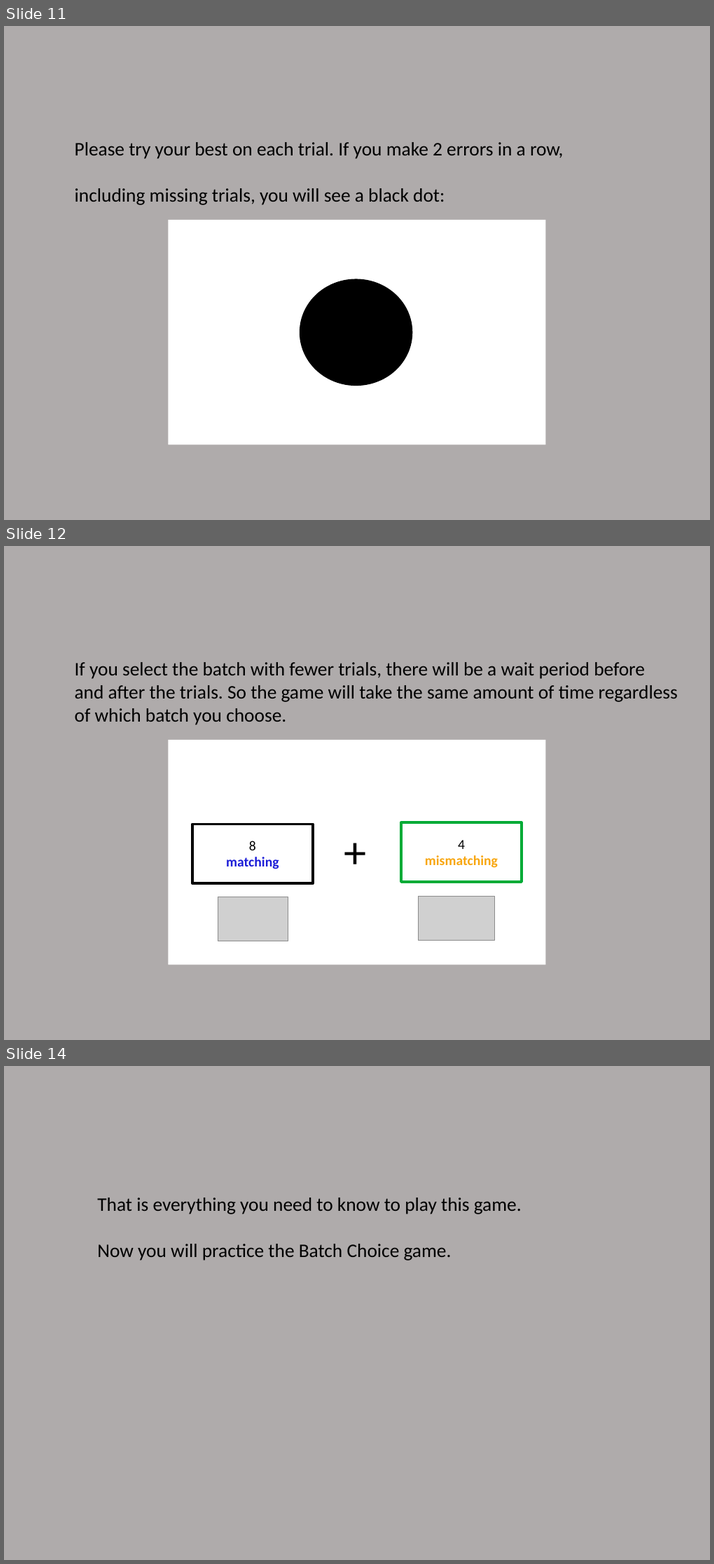
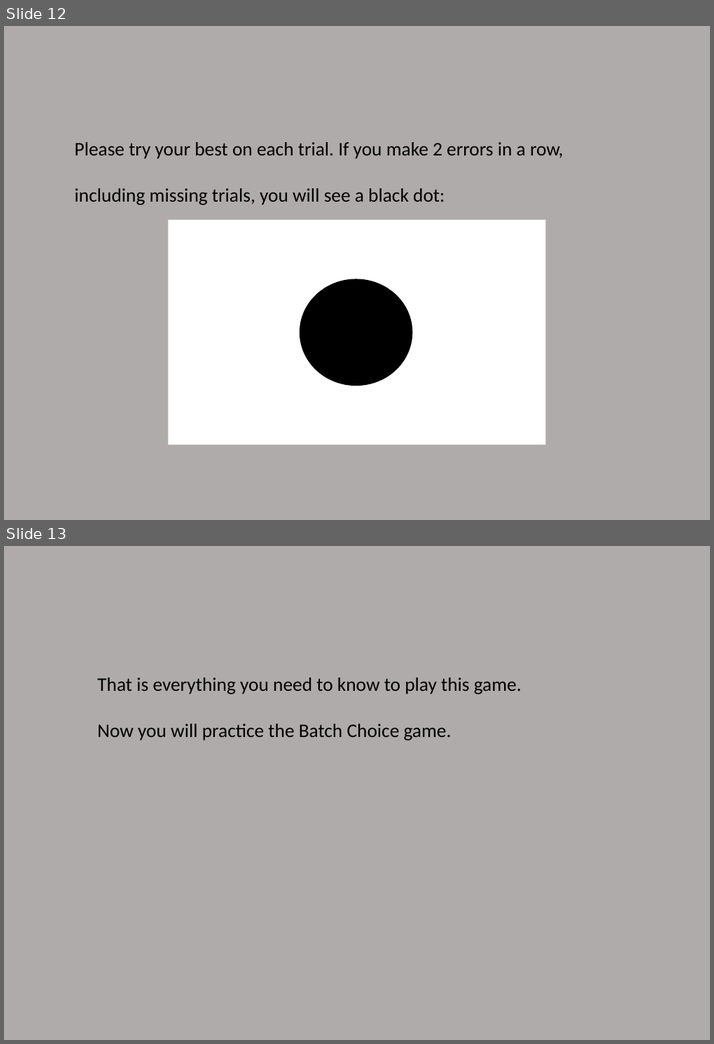
Before and after one commit to lizzytong2589/MSIT-demand-selection, a slide deck: nivturk-prolific/app/static/Instructions/instructions_DST/instructions_DST.pptx. Shown one above the other, each under a label of ours: slides 11, 12 and 14 before the commit, slides 12 and 13 after it; the slides between them are not shown. The pictures are 714x1564 and 714x1044 pixels, drawn with LibreOffice and Linux fonts; fonts in the diff are those of the drawing; grey boxes stand for pictures. Boxes give left, top, right and bottom in pixels: in the first picture for what was removed or moved away, otherwise in the second. Text is boxed around its words. In the diff, an @@ line names an element or a change of style, - is before the commit and + after.

```diff
--- a/nivturk-prolific/app/static/Instructions/instructions_DST/instructions_DST.pptx
+++ b/nivturk-prolific/app/static/Instructions/instructions_DST/instructions_DST.pptx
@@ slide 12 removed at <box>4,546,710,1040</box>, background #AFABAB @@
@@ text removed at <box>75,662,677,725</box> @@
-If you select the batch with fewer trials, there will be a wait period before
-and after the trials. So the game will take the same amount of time regardless
-of which batch you choose.
@@ rectangle removed at <box>168,740,546,965</box> @@
-+
@@ rectangle removed at <box>192,824,313,883</box> @@
-8
-matching
@@ text removed at <box>337,820,408,903</box> @@
-+
@@ rectangle removed at <box>402,822,522,882</box> @@
-4
-mismatching
@@ picture removed at <box>218,897,288,940</box> @@
@@ picture removed at <box>418,897,494,940</box> @@
@@ what was slide 11 is now slide 12 @@
@@ what was slide 14 is now slide 13 @@
```
Also in this commit, not shown: 6 slides changed, 1 slide added, 1 other slide removed.
